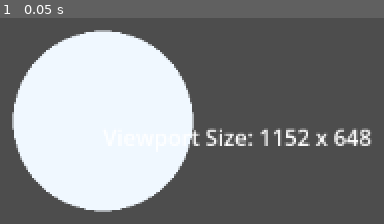
Above: before the commit, frame 1.
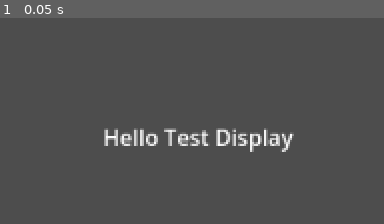
Above: after the commit, the same moment.

Repository: waterded/SDEV265-Game-Demo
Game: Godot game, scene res://node_2d.tscn
Two runs of this game, one before a commit and one after it. Both use one fixed random seed, a clock stepped at 60 frames per second and the inputs below.
Inputs:
- Up to frame 1 (0.05 s): no input

The runs differ from the first frame. In frame 1, 35% of the frame differs, in the area x 3-97%, y 5-95%.

Commit message:
Started Main Control Structure
Removed/Stored Initial Test code. Implemented the nodes for the main control structure.
The controlling logic still needs implemented.

Diff:
--- a/node_2d.tscn
+++ b/node_2d.tscn
@@ -1,10 +1,6 @@
-[gd_scene load_steps=3 format=3 uid="uid://ubl05tbxru7l"]
+[gd_scene format=3 uid="uid://ubl05tbxru7l"]
 
-[ext_resource type="Script" uid="uid://bp3vyd0poau47" path="res://Demo_Code.gd" id="1_0e48y"]
-[ext_resource type="Script" uid="uid://cb0l2dlvjucwx" path="res://rich_text_label.gd" id="1_wtcfe"]
-
-[node name="Node2D" type="Node2D"]
-script = ExtResource("1_0e48y")
+[node name="Scene Controller" type="Node2D"]
 
 [node name="Camera2D" type="Camera2D" parent="."]
 
@@ -12,4 +8,3 @@
 offset_right = 420.0
 offset_bottom = 40.0
 text = "Hello Test Display"
-script = ExtResource("1_wtcfe")
--- /dev/null
+++ b/scene_controller.gd
@@ -0,0 +1,10 @@
+extends Node2D
+
+# Called when the node enters the scene tree for the first time.
+func _ready() -> void:
+	pass # Replace with function body.
+
+
+# Called every frame. 'delta' is the elapsed time since the previous frame.
+func _process(delta: float) -> void:
+	pass
Renamed: Demo_Code.gd -> Demo Code/Demo_Code.gd
Renamed: Demo_Code.gd.uid -> Demo Code/Demo_Code.gd.uid
Renamed: rich_text_label.gd -> Demo Code/rich_text_label.gd
Renamed: rich_text_label.gd.uid -> Demo Code/rich_text_label.gd.uid
Not shown, added: scene_controller.gd.uid
